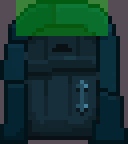
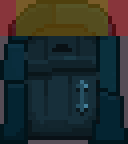
The second w=128, h=144 image is a revision of the first. Changes to its layers:
added layer "Collider" (30%) above "Hotspot" over box(0, 0, 128, 36)
